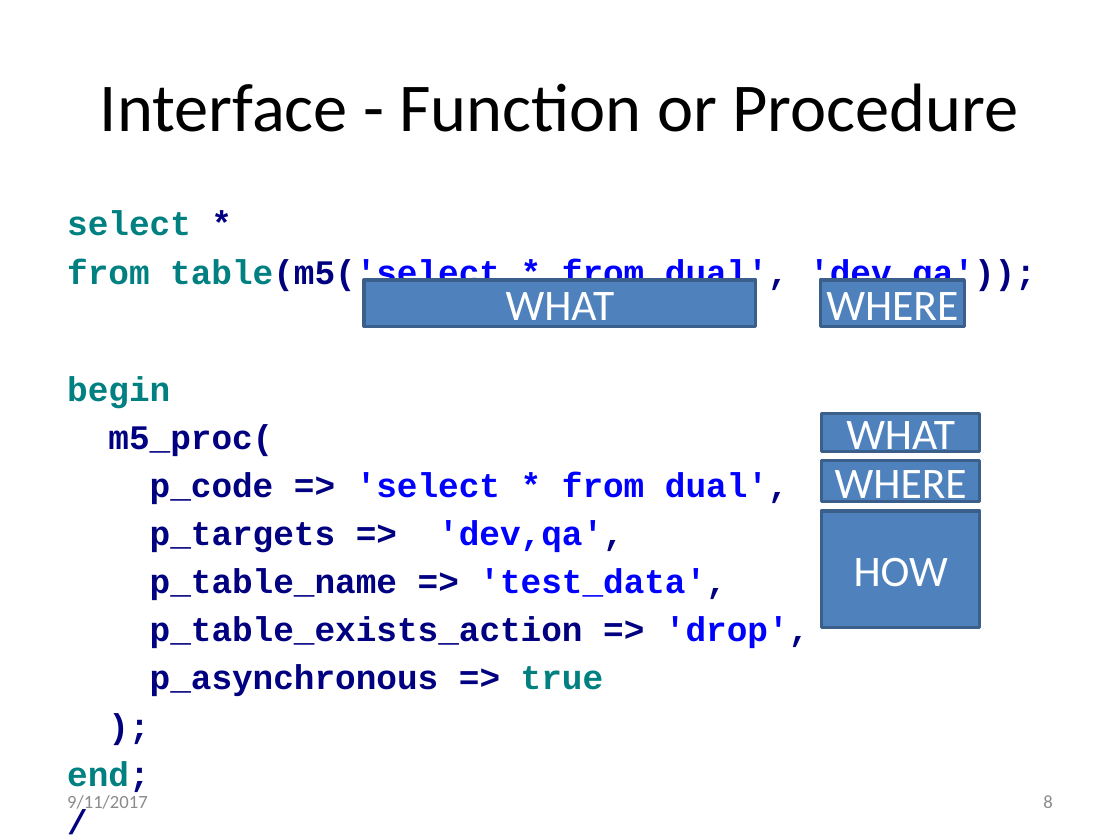
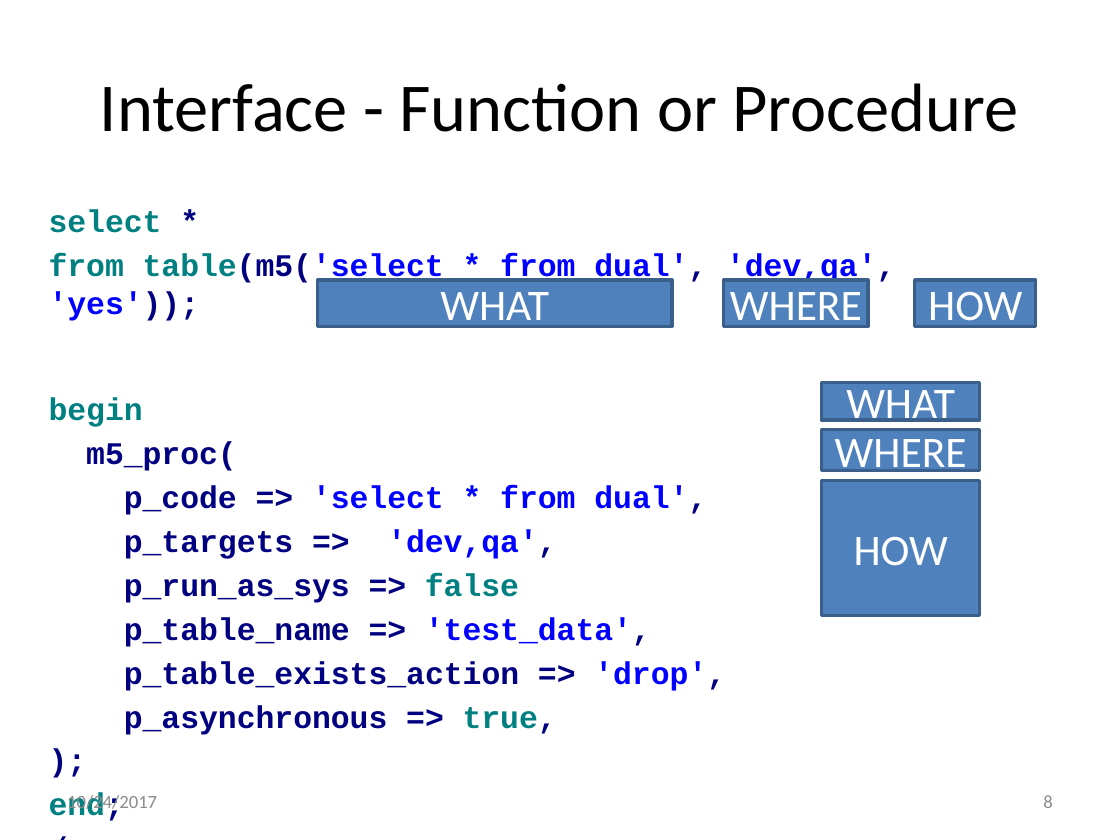
Before and after one commit to method5/method5.github.io, a slide deck: slide 8 of presentations/Method5.pptx. Drawn at 1120x840 pixels with LibreOffice and Linux fonts; fonts in the diff are those of the drawing; background and template pictures are left out. Boxes give left, top, right and bottom in pixels: in the first picture for what was removed or moved away, otherwise in the second. Text is boxed around its words. In the diff, an @@ line names an element or a change of style, - is before the commit and + after.

```diff
--- a/presentations/Method5.pptx
+++ b/presentations/Method5.pptx
@@ text "select *": place and size @@
-text "select *" at [67, 210, 1036, 696]
+text "select *" at [49, 210, 895, 735]
@@ text at [49, 210, 726, 691]: size 22.1 to 20.1 pt in "select *", "begin", "m5_proc(", "p_code => 'select * from dual'," and 6 more places @@
@@ text at [49, 254, 895, 321]: text changed; size 22.1 to 20.1 pt @@
-from table(m5('select * from dual', 'dev,qa'));
+from table(m5('select * from dual', 'dev,qa', 'yes'));
@@ rectangle "WHAT": place and size @@
-rectangle "WHAT" at [364, 280, 756, 326]
+rectangle "WHAT" at [317, 280, 672, 326]
@@ rectangle "WHERE": place and size @@
-rectangle "WHERE" at [820, 280, 964, 326]
+rectangle "WHERE" at [724, 280, 868, 326]
@@ rectangle added at [915, 280, 1036, 326], fill #4F81BD, outline #3A5F8C 2 pt, 28 pt, text #FFFFFF @@
+HOW
@@ rectangle "WHAT": place and size @@
-rectangle "WHAT" at [821, 413, 980, 450]
+rectangle "WHAT" at [821, 383, 980, 420]
@@ rectangle "WHERE": place and size @@
-rectangle "WHERE" at [821, 460, 980, 502]
+rectangle "WHERE" at [821, 429, 980, 470]
@@ rectangle "HOW": place and size @@
-rectangle "HOW" at [821, 511, 980, 627]
+rectangle "HOW" at [821, 480, 980, 616]
@@ text at [124, 573, 519, 603]: paragraph added @@
+p_run_as_sys => false
@@ text at [124, 705, 557, 735]: text changed; size 22.1 to 20.1 pt @@
-p_asynchronous => true
+p_asynchronous => true,
@@ text at [67, 793, 157, 814]: text changed @@
-9/11/2017
+10/24/2017
```
Also in this commit, not shown: 15 other slides changed.
